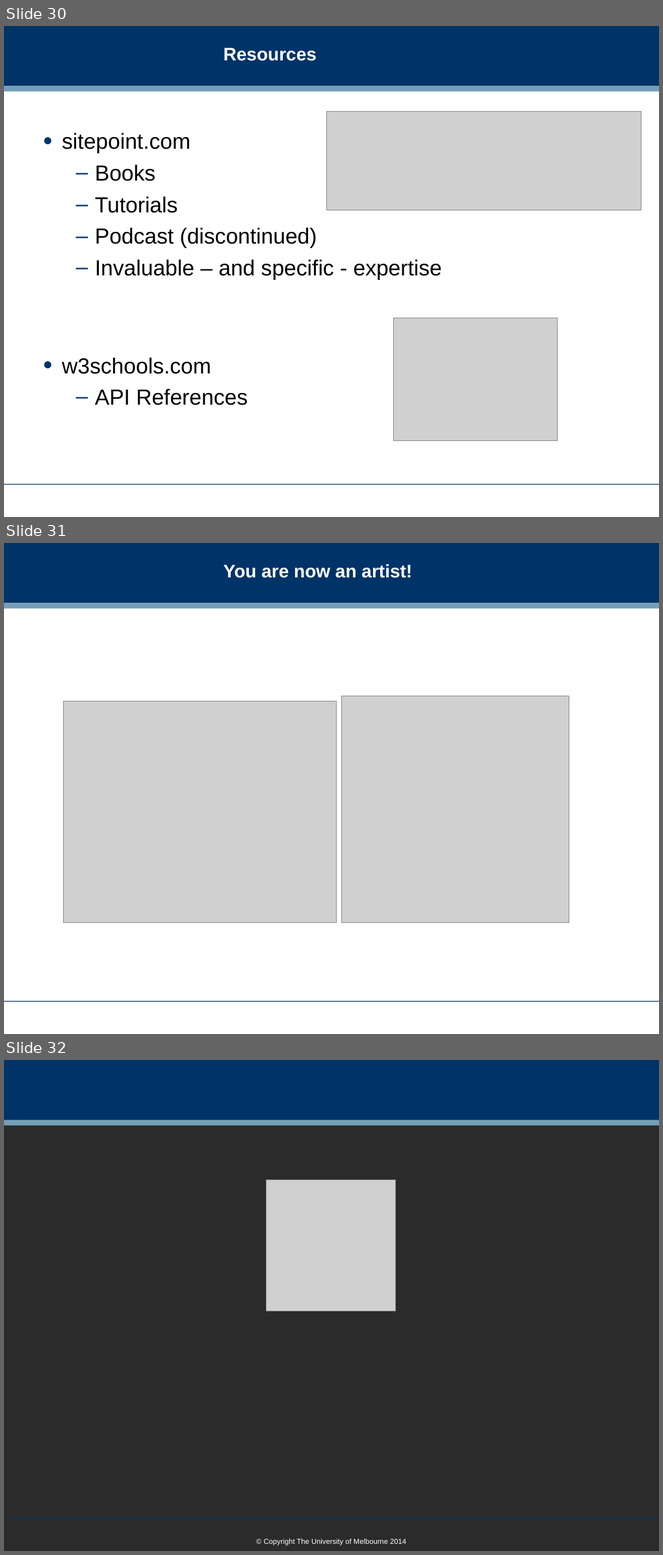
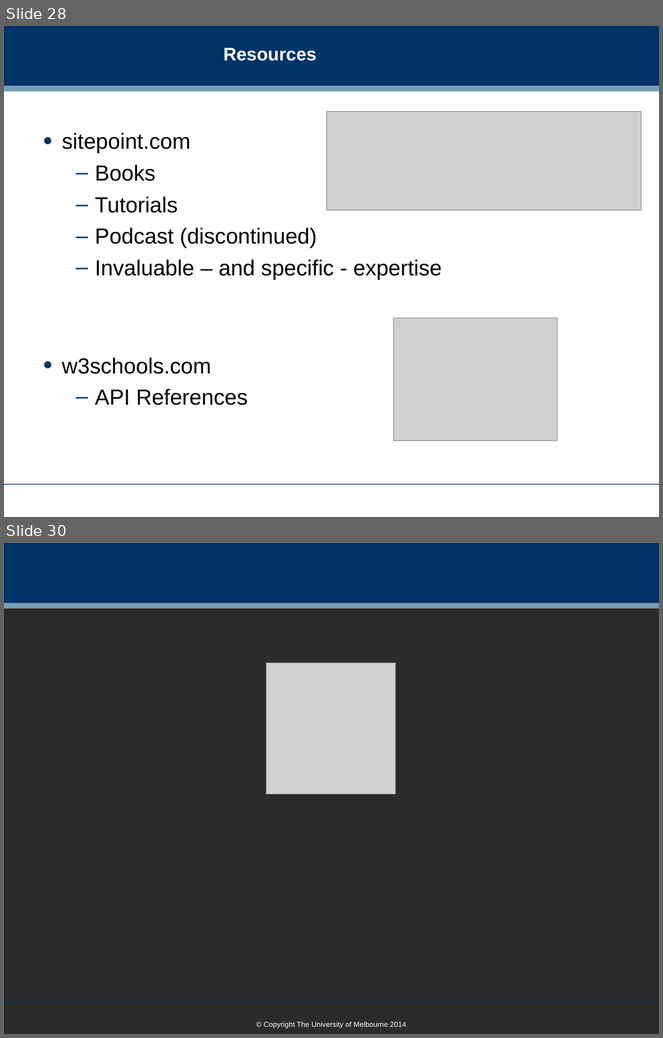
Before and after one commit to dreamind/ix, a slide deck: lectures/presenting-data/css.ppt. Shown one above the other, each under a label of ours: slides 30, 31 and 32 before the commit, slides 28 and 30 after it; the slides between them are not shown. The pictures are 663x1555 and 663x1038 pixels, drawn with LibreOffice and Linux fonts; fonts in the diff are those of the drawing; grey boxes stand for pictures; background and template pictures are left out; a plain dark background stands for a picture behind light text. Boxes give left, top, right and bottom in pixels: in the first picture for what was removed or moved away, otherwise in the second. Text is boxed around its words. In the diff, an @@ line names an element or a change of style, - is before the commit and + after.

```diff
--- a/lectures/presenting-data/css.ppt
+++ b/lectures/presenting-data/css.ppt
@@ slide 31 removed at (4,543,659,1034), background #FFFFFF; not listed: 3 template elements that a slide beside it also shows @@
@@ title removed at (224,564,412,578) @@
-You are now an artist!
@@ picture removed at (342,696,570,923) @@
@@ picture removed at (63,701,337,923) @@
@@ what was slide 30 is now slide 28 @@
@@ what was slide 32 is now slide 30 @@
```
Also in this commit, not shown: 2 slides changed, 1 slide added, 2 other slides removed, 1 other file.
